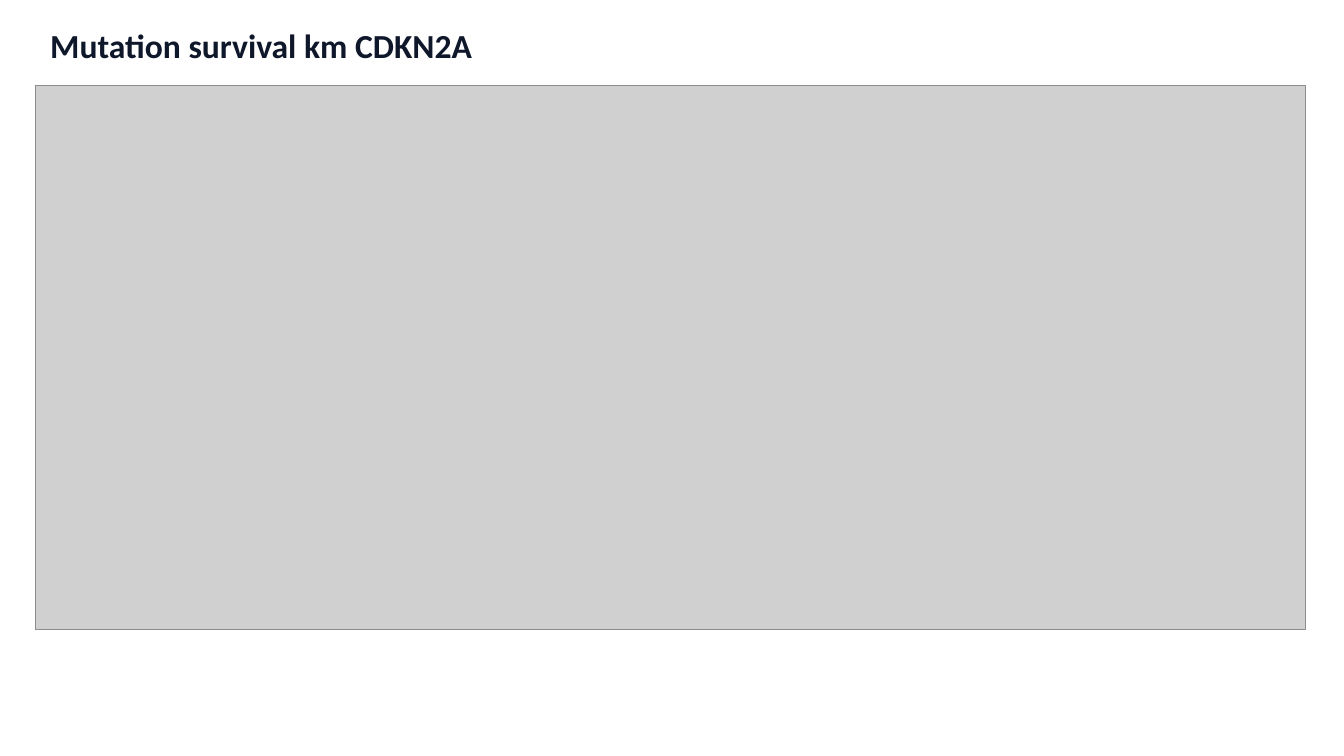
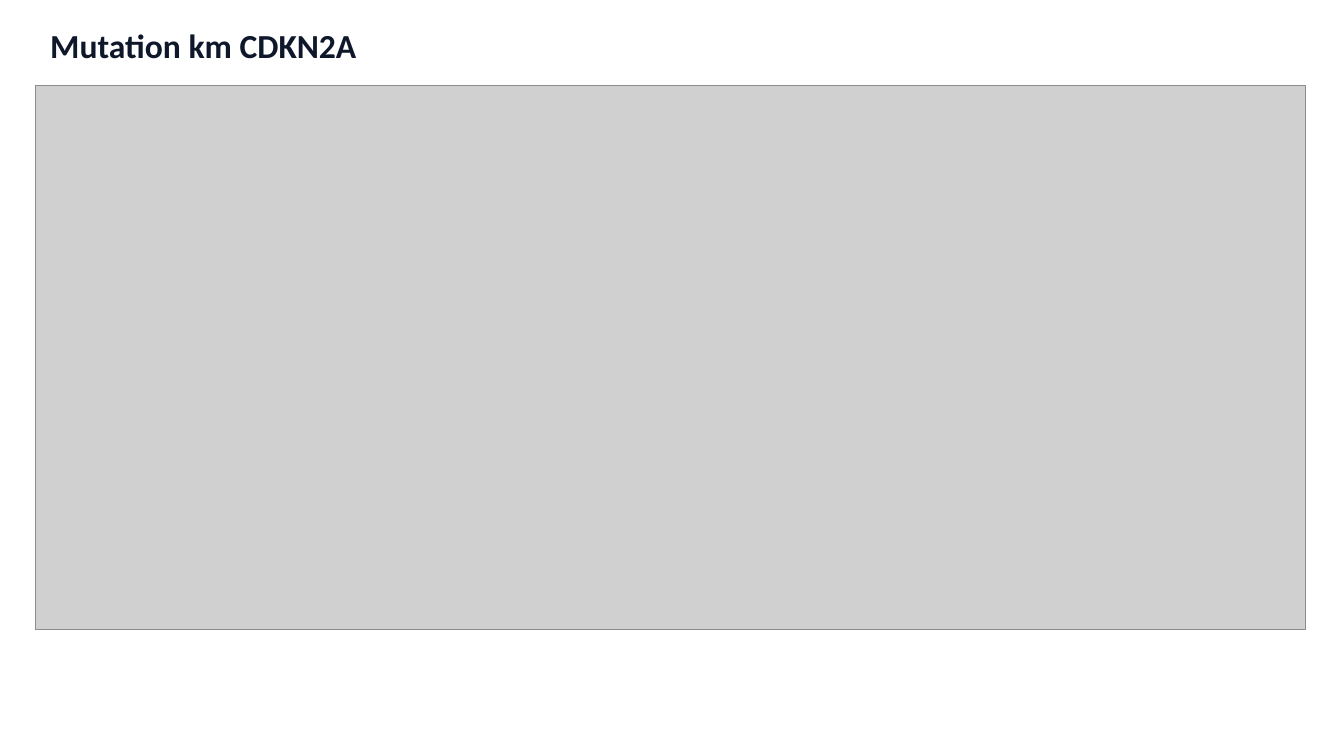
Before and after one commit to aonkondey01/HistoGEN-NucleateNY-NextGen-BioAgents-Hackathon, a slide deck: slide 25 of data/tcga_lung/important_lung_genes/visual_report/TCGA_Lung_Visual_Summary.pptx. Drawn at 1344x756 pixels with LibreOffice and Linux fonts; fonts in the diff are those of the drawing; grey boxes stand for pictures. Boxes give left, top, right and bottom in pixels: in the first picture for what was removed or moved away, otherwise in the second. Text is boxed around its words. In the diff, an @@ line names an element or a change of style, - is before the commit and + after.

```diff
--- a/data/tcga_lung/important_lung_genes/visual_report/TCGA_Lung_Visual_Summary.pptx
+++ b/data/tcga_lung/important_lung_genes/visual_report/TCGA_Lung_Visual_Summary.pptx
@@ text at bbox=[50, 34, 357, 59]: text changed @@
-Mutation survival km CDKN2A
+Mutation km CDKN2A
```
Also in this commit, not shown: 6 other slides changed, 3 slides removed, 15 other files.
